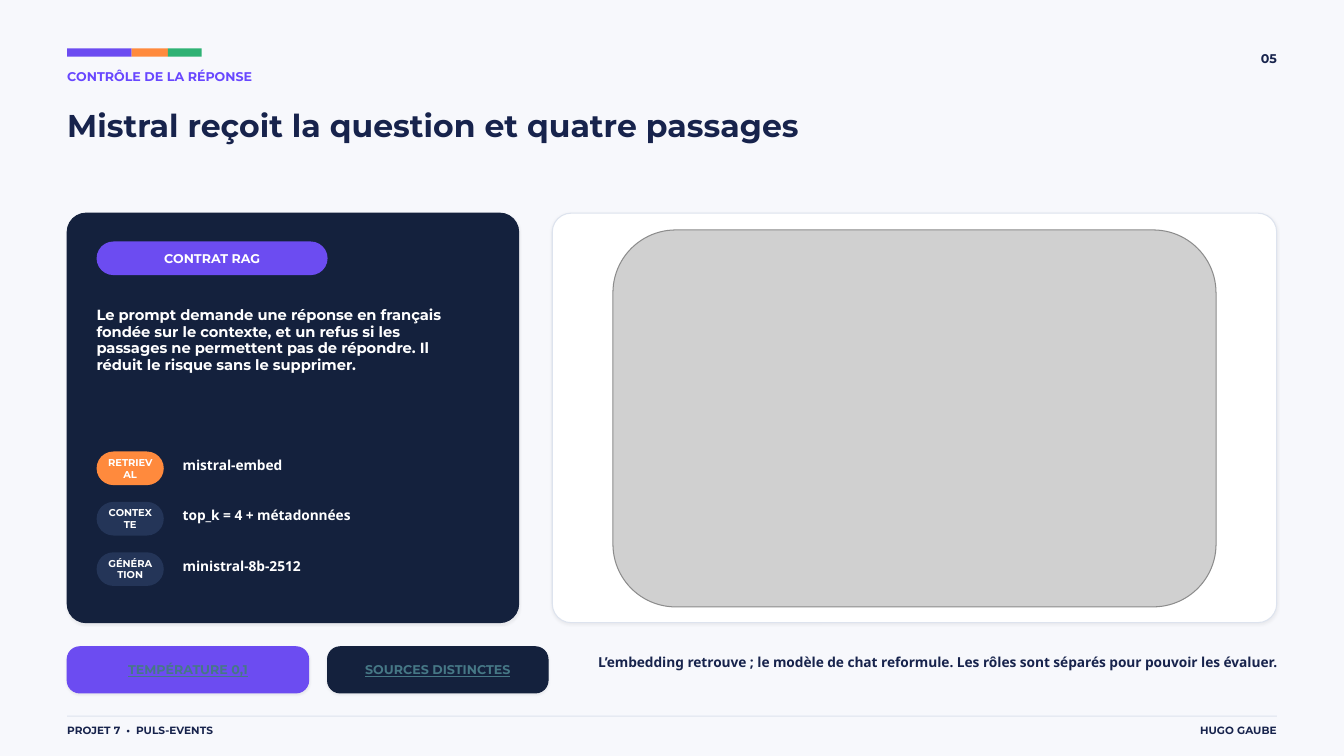
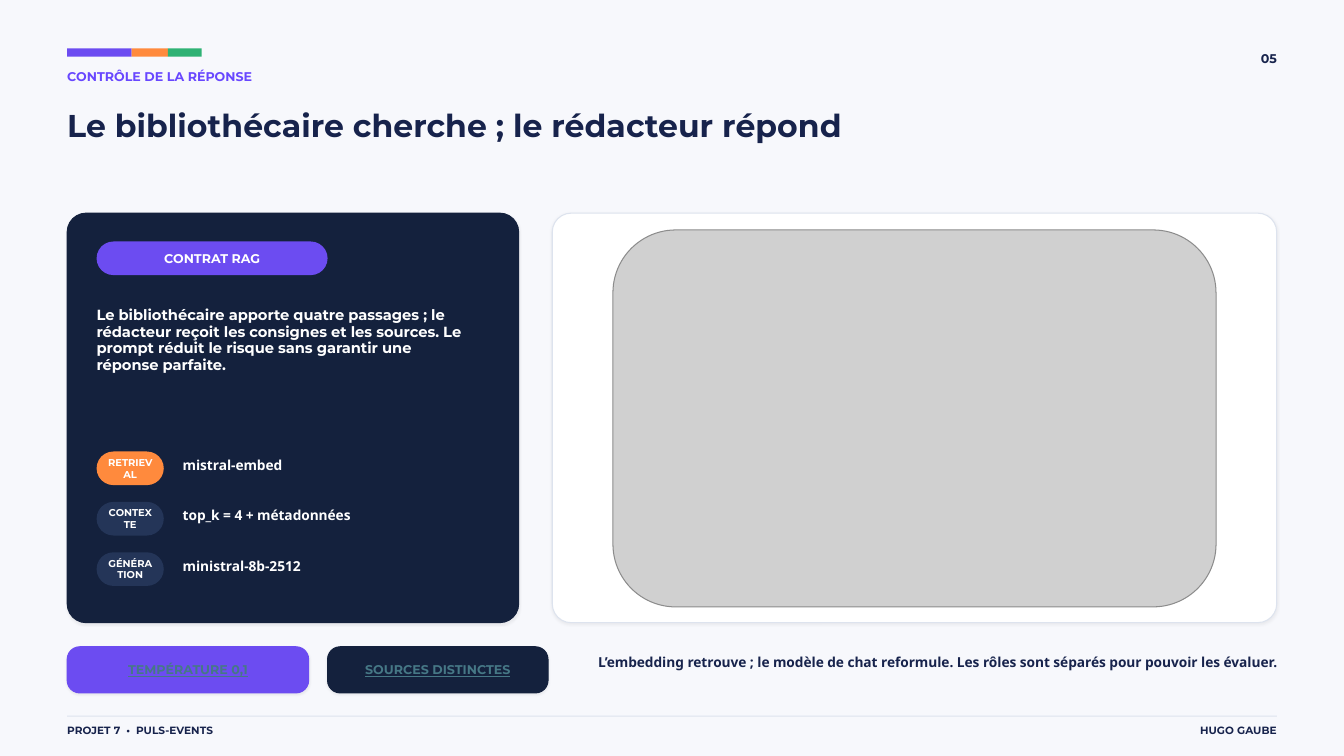
Before and after one commit to hgbe-GH/Projet7, a slide deck: slide 5 of outputs/openagenda-rag-soutenance.pptx. Drawn at 1344x756 pixels with LibreOffice and Linux fonts; fonts in the diff are those of the drawing; grey boxes stand for pictures. Boxes give left, top, right and bottom in pixels: in the first picture for what was removed or moved away, otherwise in the second. Text is boxed around its words. In the diff, an @@ line names an element or a change of style, - is before the commit and + after.

```diff
--- a/outputs/openagenda-rag-soutenance.pptx
+++ b/outputs/openagenda-rag-soutenance.pptx
@@ text at [67,112,841,143]: text changed @@
-Mistral reçoit la question et quatre passages
+Le bibliothécaire cherche ; le rédacteur répond
@@ text at [97,308,461,373]: text changed @@
-Le prompt demande une réponse en français fondée sur le contexte, et un refus si les passages ne permettent pas de répondre. Il réduit le risque sans le supprimer.
+Le bibliothécaire apporte quatre passages ; le rédacteur reçoit les consignes et les sources. Le prompt réduit le risque sans garantir une réponse parfaite.
```
Also in this commit, not shown: 11 other slides changed, 22 other files.
